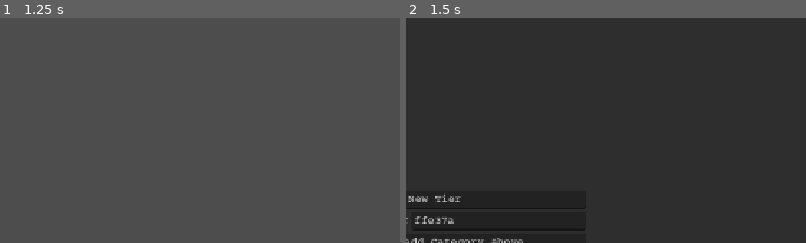
Above: before the commit, frames 1-2 (left to right).
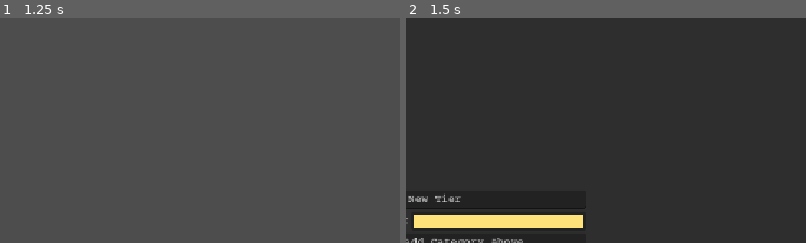
Above: after the commit, the same moments.

Repository: White-Dove-Gamedev/Tier-Creator
Game: Godot game, scene res://TierCreator/tier_creator.tscn
Two runs of this game, one before a commit and one after it. Both use one fixed random seed, a clock stepped at 60 frames per second and the inputs below.
Inputs (mouse positions are % of the whole screen's width and height, from its top left):
- Up to frame 1 (1.25 s): click (50, 93) at 0.52 s; type "Alex" at 0.6 s
- Up to frame 2 (1.5 s): click (95, 7) at 1.25 s
The pictures show only the part of the screen within x 43-93%, y 0-50%; the shares and areas given below are measured in that part.

Frame 1 is identical in both runs. In frame 2, 2.4% of the frame differs, in the area x 2-45%, y 87-94%.

Commit message:
Add ColorPicker to the SettingsWindow

Diff:
--- a/TierCreator/settings_window.gd
+++ b/TierCreator/settings_window.gd
@@ -5,16 +5,18 @@
 @onready var close_texture_button: TextureButton = %CloseTextureButton
 @onready var close_button: Button = %CloseButton
 @onready var tier_name_line_edit: LineEdit = %TierNameLineEdit
-@onready var tier_color_line_edit: LineEdit = %TierColorLineEdit
+@onready var tier_color_picker_button: ColorPickerButton = %TierColorPickerButton
 @onready var add_above_button: Button = %AddAboveButton
 @onready var add_below_button: Button = %AddBelowButton
 @onready var remove_button: Button = %RemoveButton
+@onready var tier_name_h_box_container: HBoxContainer = %TierNameHBoxContainer
+@onready var tier_color_h_box_container: HBoxContainer = %TierColorHBoxContainer
 
 func _ready() -> void:
 	set_self()
 	set_close_texture_button()
+	set_tier_color_picker_button()
 	set_close_button()
-	set_tier_color_line_edit()
 
 
 func set_self() -> void:
@@ -30,13 +32,12 @@
 	close_texture_button.mouse_default_cursor_shape = Control.CURSOR_POINTING_HAND
 
 
+func set_tier_color_picker_button() -> void:
+	tier_color_picker_button.custom_minimum_size = Vector2(-1.0, tier_name_line_edit.size.y)
+
+
 func set_close_button() -> void:
 	close_button.text = "close"
 	close_button.size_flags_horizontal = Control.SIZE_SHRINK_CENTER
 	close_button.size_flags_vertical = Control.SIZE_SHRINK_END
 	close_button.mouse_default_cursor_shape = Control.CURSOR_POINTING_HAND
-
-
-func set_tier_color_line_edit() -> void:
-	tier_color_line_edit.max_length = 6
-	tier_color_line_edit.placeholder_text = "RRGGBB"
--- a/TierCreator/settings_window.tscn
+++ b/TierCreator/settings_window.tscn
@@ -20,36 +20,35 @@
 layout_mode = 2
 size_flags_vertical = 4
 
-[node name="HBoxContainer" type="HBoxContainer" parent="MarginContainer/VBoxContainer" unique_id=1468218675]
+[node name="TierNameHBoxContainer" type="HBoxContainer" parent="MarginContainer/VBoxContainer" unique_id=1468218675]
+unique_name_in_owner = true
 layout_mode = 2
 
-[node name="TierNameLabel" type="Label" parent="MarginContainer/VBoxContainer/HBoxContainer" unique_id=669612182]
+[node name="TierNameLabel" type="Label" parent="MarginContainer/VBoxContainer/TierNameHBoxContainer" unique_id=669612182]
 unique_name_in_owner = true
 layout_mode = 2
 size_flags_horizontal = 0
 text = "Tier Name"
 
-[node name="TierNameLineEdit" type="LineEdit" parent="MarginContainer/VBoxContainer/HBoxContainer" unique_id=439599810]
+[node name="TierNameLineEdit" type="LineEdit" parent="MarginContainer/VBoxContainer/TierNameHBoxContainer" unique_id=439599810]
 unique_name_in_owner = true
 layout_mode = 2
 size_flags_horizontal = 3
 
-[node name="HBoxContainer2" type="HBoxContainer" parent="MarginContainer/VBoxContainer" unique_id=354345361]
+[node name="TierColorHBoxContainer" type="HBoxContainer" parent="MarginContainer/VBoxContainer" unique_id=354345361]
+unique_name_in_owner = true
 layout_mode = 2
 
-[node name="TierColorLabel" type="Label" parent="MarginContainer/VBoxContainer/HBoxContainer2" unique_id=1554267679]
+[node name="TierColorLabel" type="Label" parent="MarginContainer/VBoxContainer/TierColorHBoxContainer" unique_id=1554267679]
 unique_name_in_owner = true
 layout_mode = 2
 size_flags_horizontal = 0
 text = "Tier Color"
 
-[node name="TierColorLineEdit" type="LineEdit" parent="MarginContainer/VBoxContainer/HBoxContainer2" unique_id=945744325]
+[node name="TierColorPickerButton" type="ColorPickerButton" parent="MarginContainer/VBoxContainer/TierColorHBoxContainer" unique_id=58449877]
 unique_name_in_owner = true
 layout_mode = 2
 size_flags_horizontal = 3
-placeholder_text = "RRGGBB"
-max_length = 6
-caret_blink = true
 
 [node name="HBoxContainer3" type="HBoxContainer" parent="MarginContainer/VBoxContainer" unique_id=257515166]
 layout_mode = 2
--- a/TierCreator/tier_creator.gd
+++ b/TierCreator/tier_creator.gd
@@ -215,7 +215,7 @@
 	settings_window.hide()
 	settings_window.tier_name_line_edit.text = ""
 	settings_window.tier_name_line_edit.text_changed.disconnect(_on_tier_name_changed)
-	settings_window.tier_color_line_edit.text_submitted.disconnect(_on_tier_color_text_submitted)
+	settings_window.tier_color_picker_button.color_changed.disconnect(_on_tier_color_picker_button_color_changed)
 	settings_window.add_above_button.pressed.disconnect(_on_add_above_button_pressed)
 	settings_window.add_below_button.pressed.disconnect(_on_add_below_button_pressed)
 	settings_window.remove_button.pressed.disconnect(_on_remove_button_pressed)
@@ -229,10 +229,10 @@
 			_on_tier_name_changed \
 			.bind(tier_category)
 			)
-	settings_window.tier_color_line_edit.text \
-		= tier_category.tier_name.background_color_rect.color.to_html(false)
-	settings_window.tier_color_line_edit.text_submitted \
-		.connect(_on_tier_color_text_submitted \
+	settings_window.tier_color_picker_button.color \
+		= tier_category.tier_name.background_color_rect.color
+	settings_window.tier_color_picker_button.color_changed \
+		.connect(_on_tier_color_picker_button_color_changed \
 			.bind(tier_category)
 			)
 	settings_window.add_above_button.pressed \
@@ -253,10 +253,7 @@
 	tier_category.tier_name.tier_label.text = new_text
 
 
-func _on_tier_color_text_submitted(new_text: String, tier_category: TierCategory) -> void:
-	if not Color.html_is_valid(new_text):
-		return
-	var color = Color.html(new_text)
+func _on_tier_color_picker_button_color_changed(color: Color, tier_category: TierCategory) -> void:
 	tier_category.tier_name.background_color_rect.color = color
 
 
Not shown, changed: CHANGELOG.md
